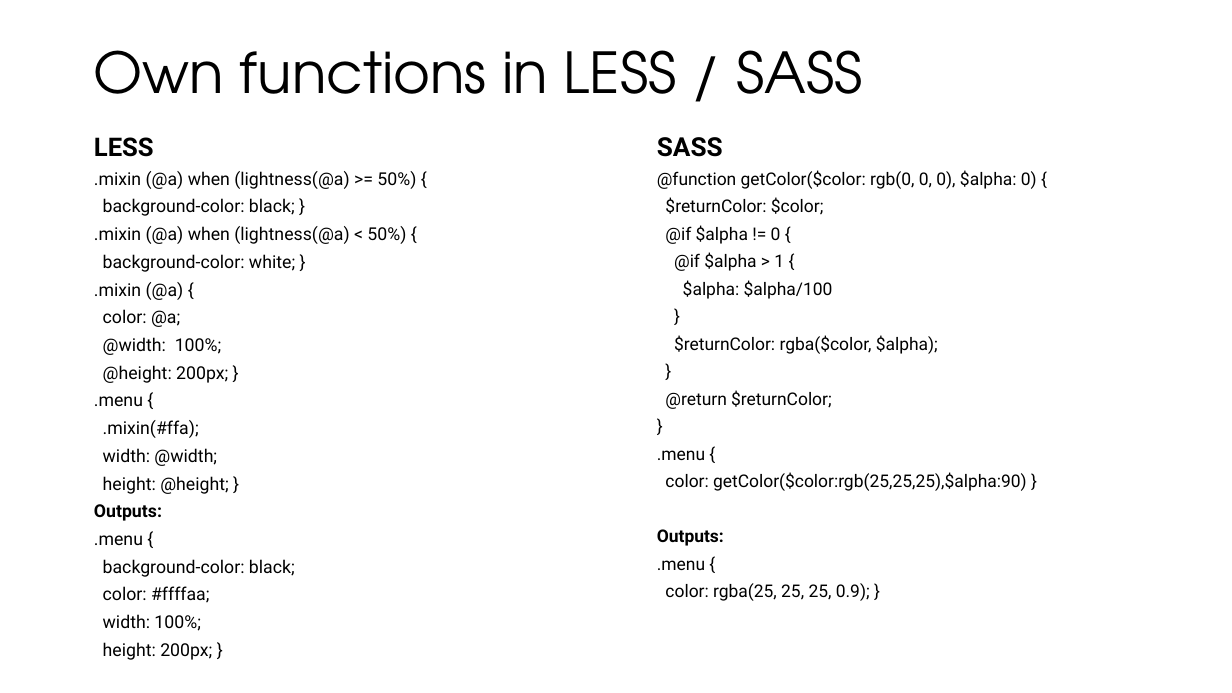
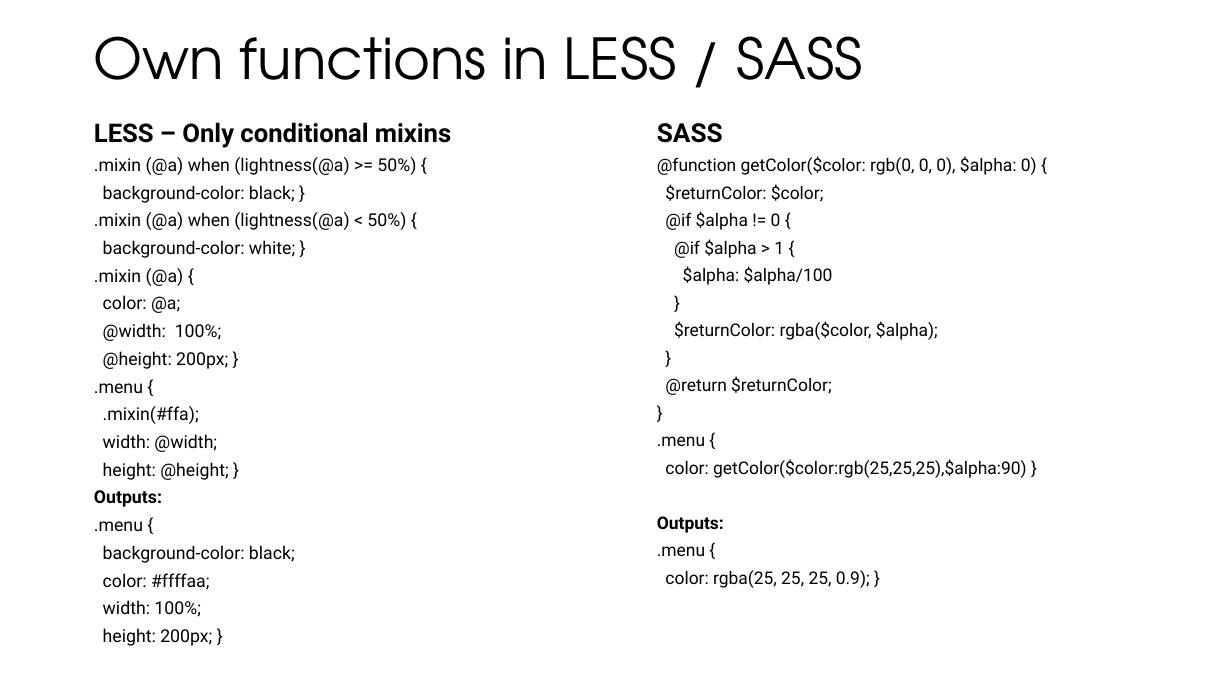
Before and after one commit to stiltet/SASS-Code-Example-Demo, a slide deck: slide 12 of Presentation.pptx. Drawn at 1232x693 pixels with LibreOffice and Linux fonts; fonts in the diff are those of the drawing. Boxes give left, top, right and bottom in pixels: in the first picture for what was removed or moved away, otherwise in the second. Text is boxed around its words. In the diff, an @@ line names an element or a change of style, - is before the commit and + after.

```diff
--- a/Presentation.pptx
+++ b/Presentation.pptx
@@ 2 texts, 1 title: place and size @@
-2 texts, 1 title at (94,50,1037,660)
+2 texts, 1 title at (94,36,1037,646)
@@ text at (94,122,451,148): text changed @@
-LESS
+LESS – Only conditional mixins
```
Also in this commit, not shown: 15 other slides changed, 1 other file.
